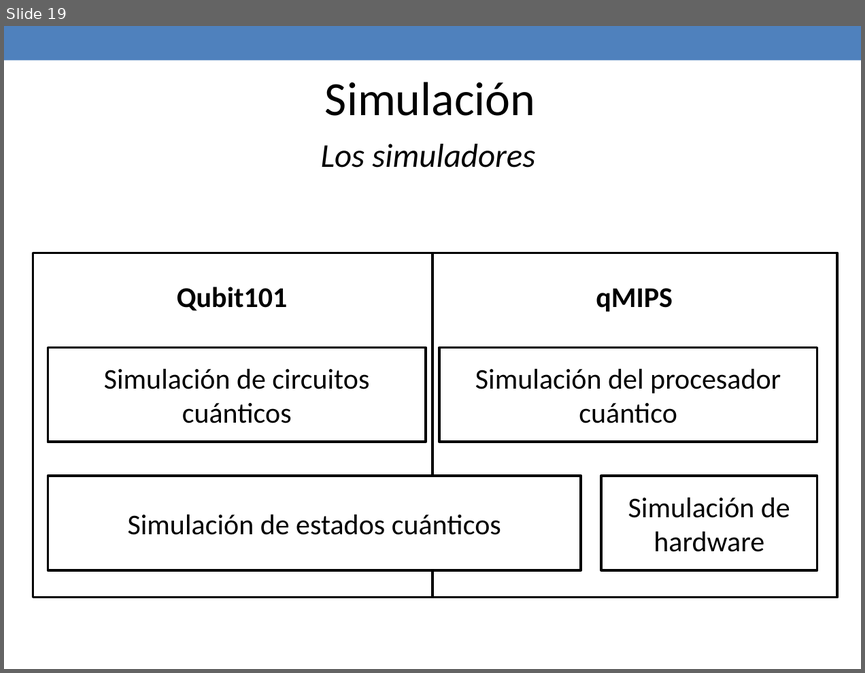
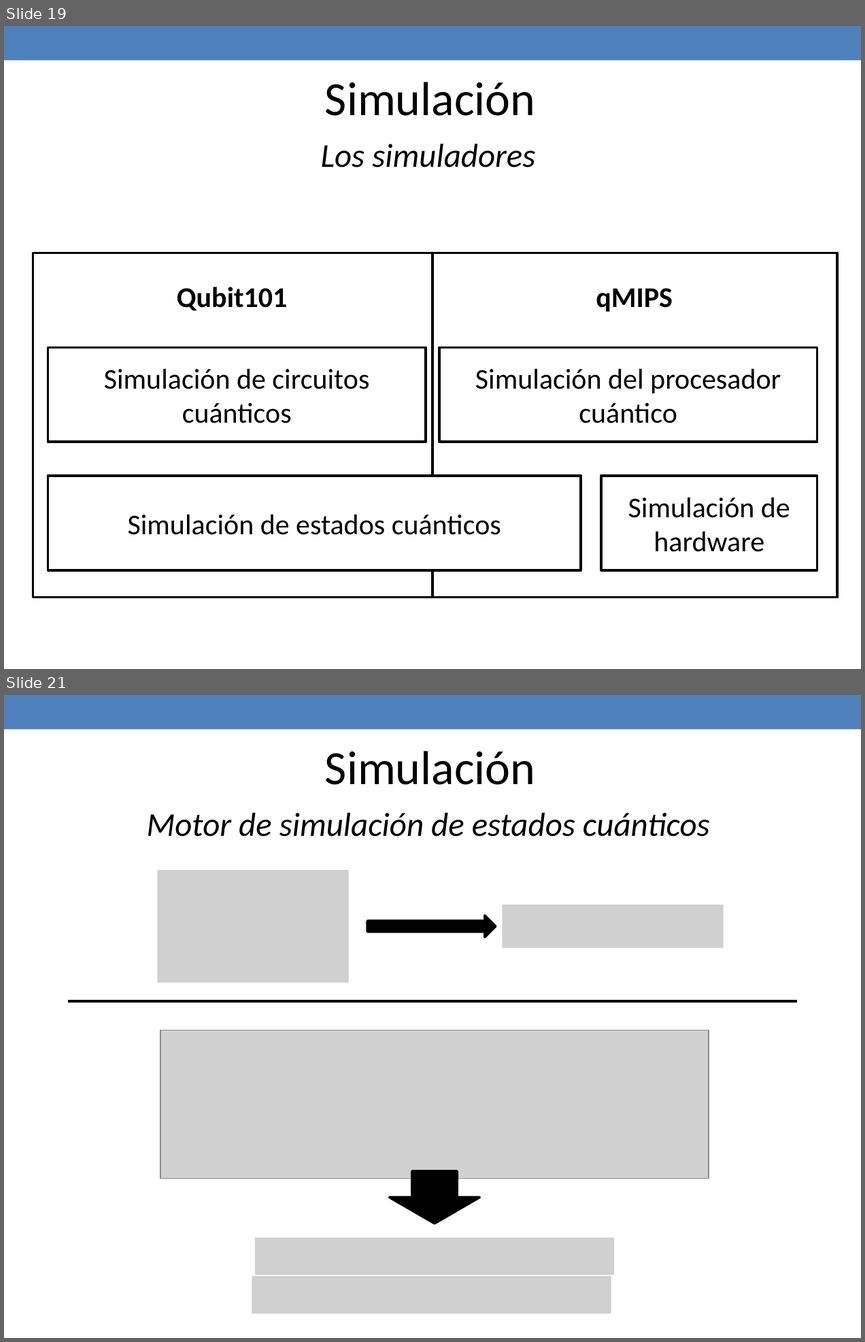
Before and after one commit to jaimecp89/qMIPS101, a slide deck: qMIPS/doc/Presentacion PFC.pptx. Shown one above the other, each under a label of ours: slide 19 before the commit, slides 19 and 21 after it; the slides between them are not shown. The pictures are 865x673 and 865x1342 pixels, drawn with LibreOffice and Linux fonts; fonts in the diff are those of the drawing; grey boxes stand for pictures. Boxes give left, top, right and bottom in pixels: in the first picture for what was removed or moved away, otherwise in the second. Text is boxed around its words. In the diff, an @@ line names an element or a change of style, - is before the commit and + after.

```diff
--- a/qMIPS/doc/Presentacion PFC.pptx
+++ b/qMIPS/doc/Presentacion PFC.pptx
@@ slide 21 added at (4, 695, 861, 1338), background #FFFFFF; not listed: 1 template element that a slide beside it also shows @@
@@ text added at (325, 751, 535, 785), 40 pt, text #000000 @@
+Simulación
@@ text added at (147, 813, 710, 836), 28 pt, text #000000, italic @@
+Motor de simulación de estados cuánticos
@@ picture added at (158, 870, 349, 982) @@
@@ right arrow added at (367, 915, 496, 936), fill #000000, outline #000000 2.08 pt @@
@@ picture added at (502, 905, 723, 948) @@
@@ line added from (68, 1001) to (797, 1001), #000000 2.25 pt @@
@@ picture added at (161, 1030, 709, 1178) @@
@@ down arrow added at (390, 1170, 479, 1223), fill #000000, outline #000000 2.08 pt @@
@@ picture added at (255, 1238, 614, 1275) @@
@@ picture added at (252, 1276, 611, 1314) @@
```
Also in this commit, not shown: 1 slide changed, 4 other slides added, 1 other file.
